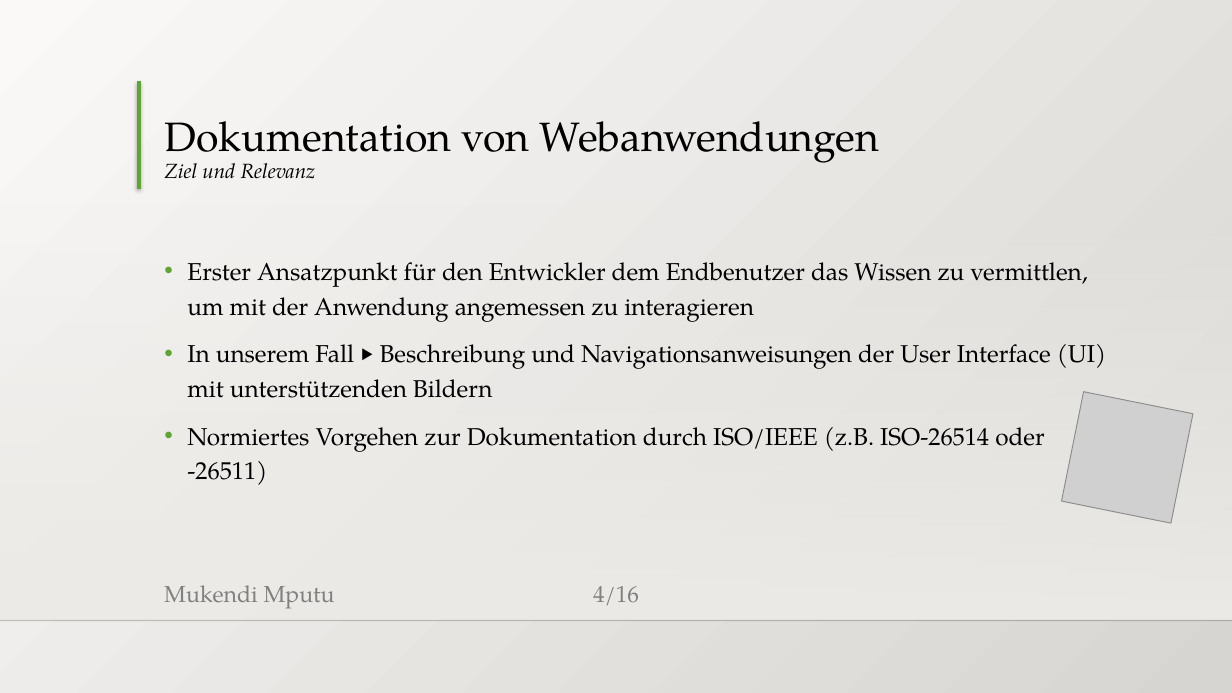
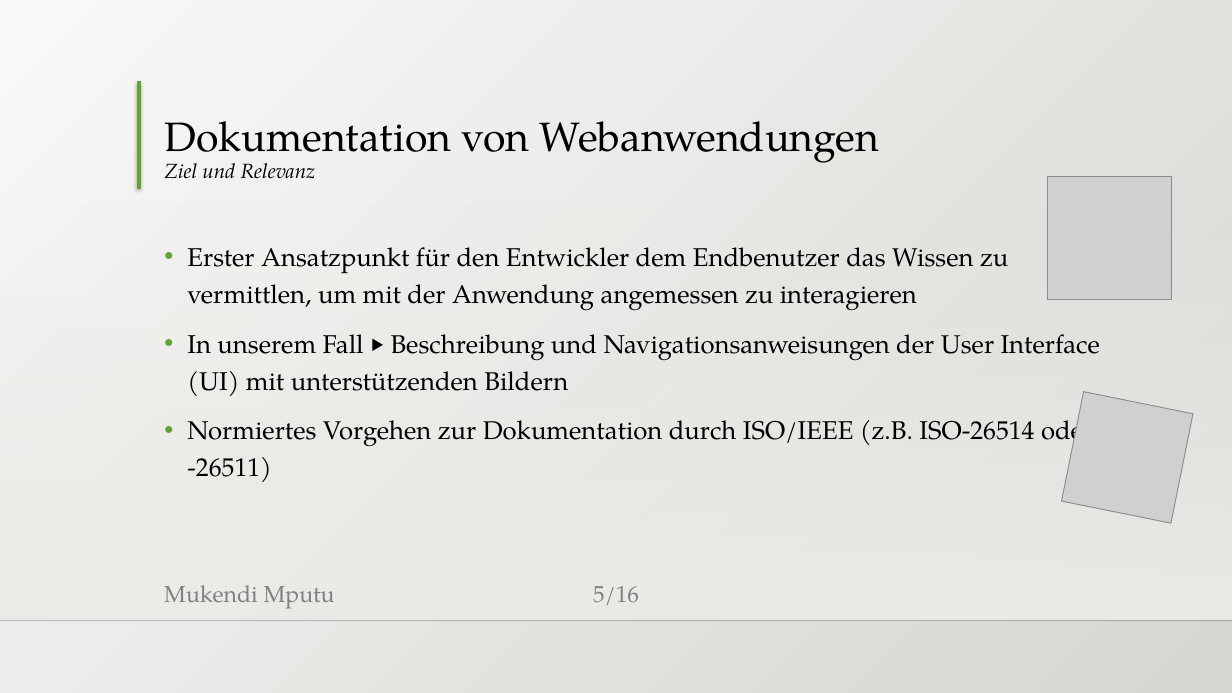
Before and after one commit to MukendiMputu/BachelorThesis, a slide deck: slide 5 of Abschlussvortrag.pptx (slide 4 before the commit). Drawn at 1232x693 pixels with LibreOffice and Linux fonts; fonts in the diff are those of the drawing; grey boxes stand for pictures; background and template pictures are left out. Boxes give left, top, right and bottom in pixels: in the first picture for what was removed or moved away, otherwise in the second. Text is boxed around its words. In the diff, an @@ line names an element or a change of style, - is before the commit and + after.

```diff
--- a/Abschlussvortrag.pptx
+++ b/Abschlussvortrag.pptx
@@ picture added at box(1048, 177, 1171, 299) @@
@@ text "Erster Ansatzpunkt für den Entwickler ...": place and size @@
-text "Erster Ansatzpunkt für den Entwickler ..." at box(187, 262, 1106, 485)
+text "Erster Ansatzpunkt für den Entwickler ..." at box(187, 247, 1100, 482)
@@ text "Erster Ansatzpunkt für den Entwickler ..." at box(187, 247, 1100, 482): size 19 to 20 pt; line spacing 1.19 to 1.2 @@
@@ page number at box(593, 586, 639, 605): text changed @@
-4/16
+5/16
```
Also in this commit, not shown: 2 other slides changed, 4 slides added, 2 slides removed.
